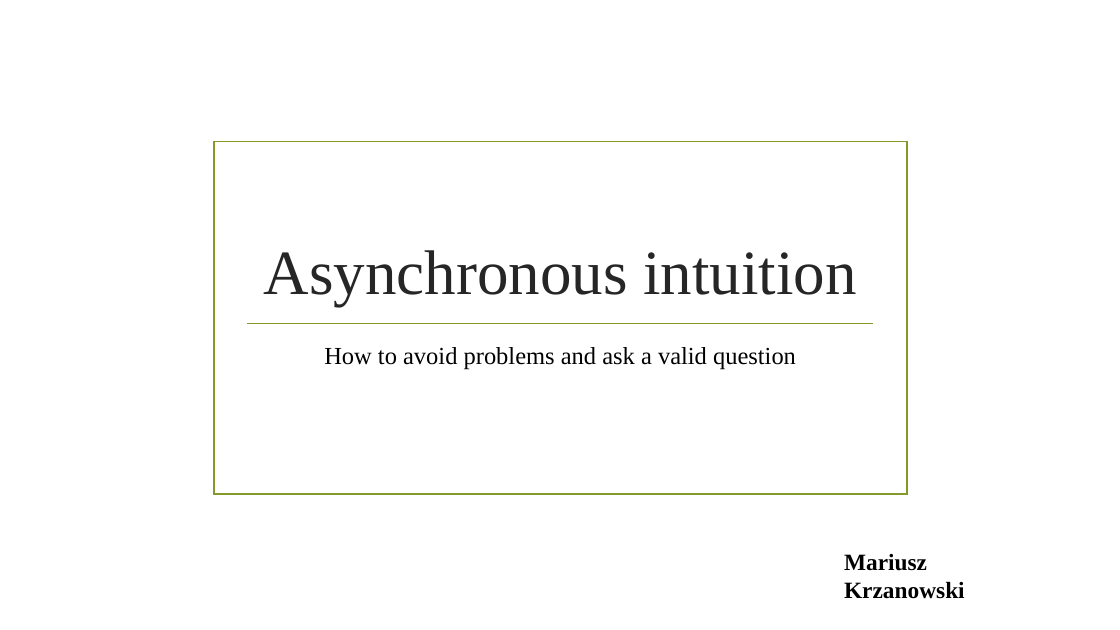
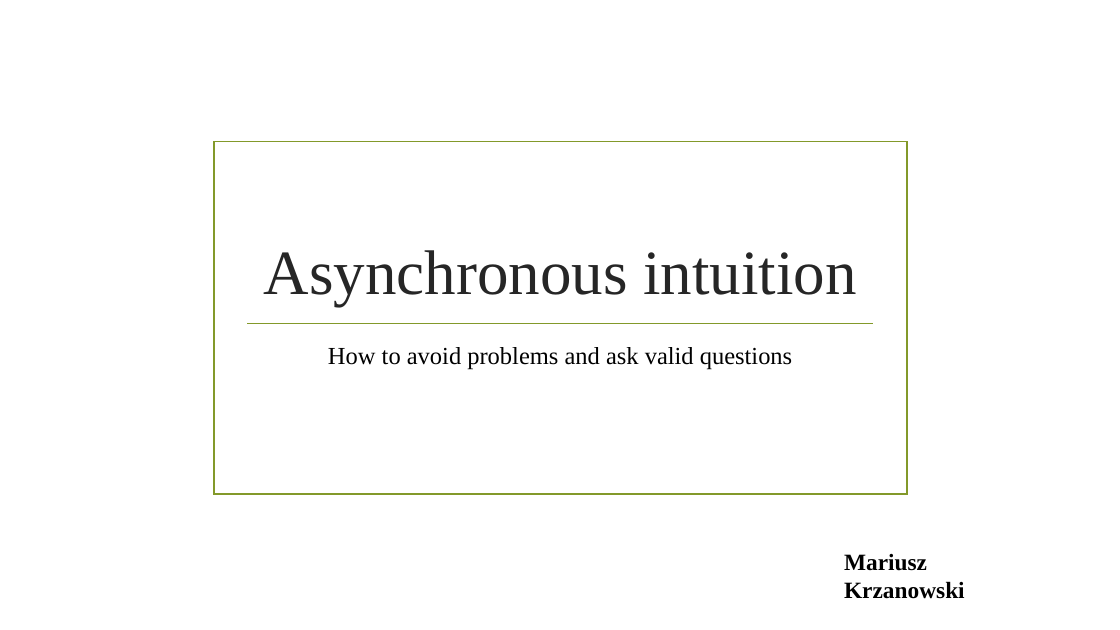
Before and after one commit to MariuszKrzanowski/asynchronous-intuition, a slide deck: slide 1 of slides/AsynchronousIntuition.pptx. Drawn at 1120x630 pixels with LibreOffice and Linux fonts; fonts in the diff are those of the drawing; background and template pictures are left out. Boxes give left, top, right and bottom in pixels: in the first picture for what was removed or moved away, otherwise in the second. Text is boxed around its words. In the diff, an @@ line names an element or a change of style, - is before the commit and + after.

```diff
--- a/slides/AsynchronousIntuition.pptx
+++ b/slides/AsynchronousIntuition.pptx
@@ subtitle at <box>328,347,792,370</box>: text changed @@
-How to avoid problems and ask a valid question
+How to avoid problems and ask valid questions
```
Also in this commit, not shown: 6 other slides changed, 1 slide added, 2 slides removed.
